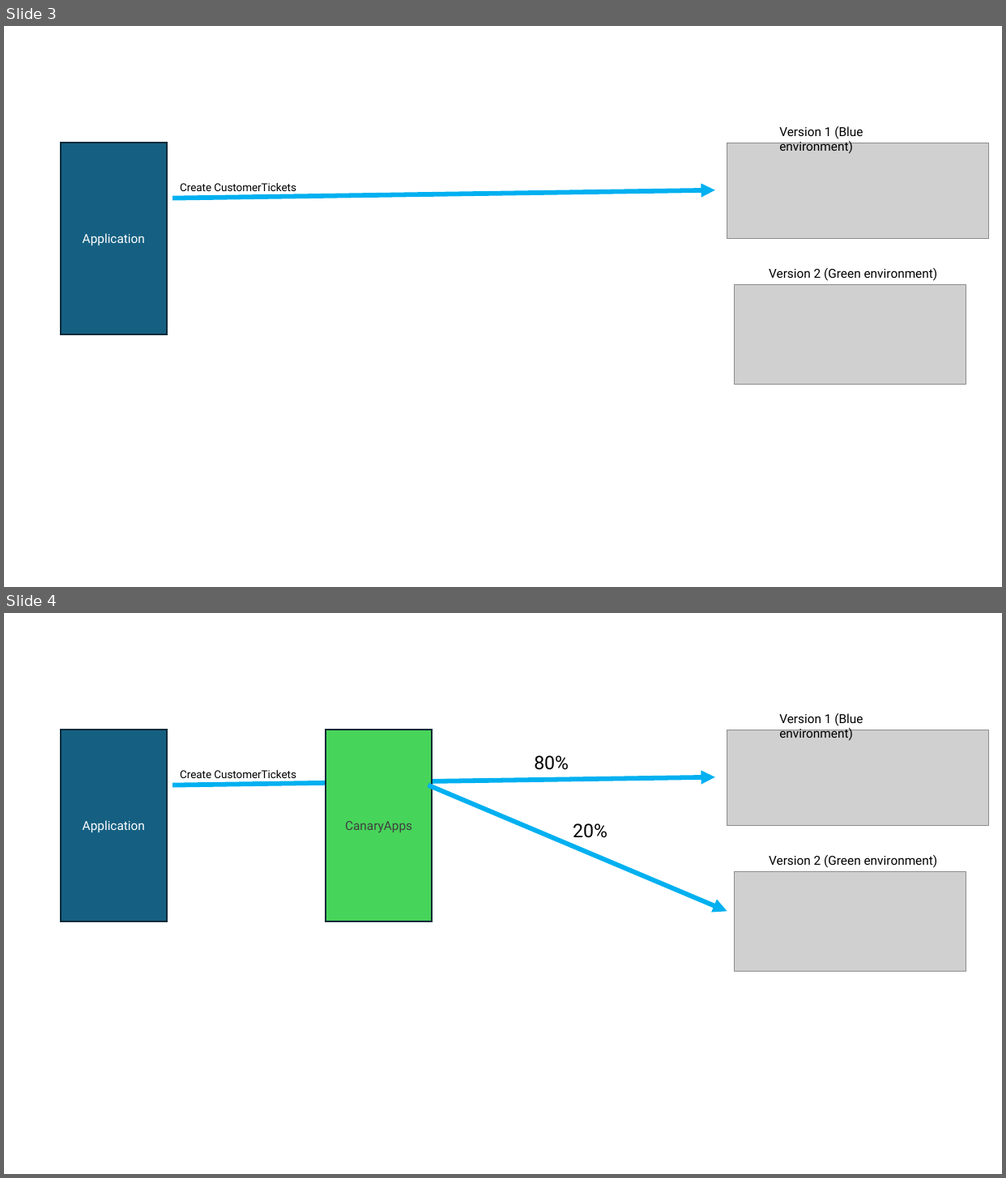
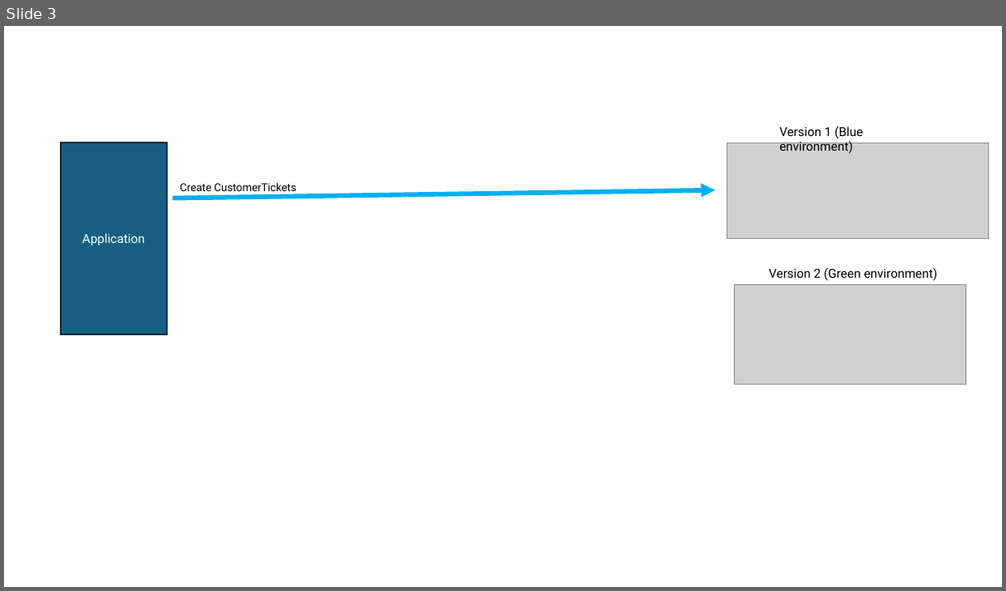
Before and after one commit to camunda-community-hub/camunda-8-canary-deployment, a slide deck: doc/CanaryProcess/Drawings.pptx. Shown one above the other, each under a label of ours: slides 3 and 4 before the commit, slide 3 after it. The pictures are 1006x1178 and 1006x591 pixels, drawn with LibreOffice and Linux fonts; fonts in the diff are those of the drawing; grey boxes stand for pictures. Boxes give left, top, right and bottom in pixels: in the first picture for what was removed or moved away, otherwise in the second. Text is boxed around its words. In the diff, an @@ line names an element or a change of style, - is before the commit and + after.

```diff
--- a/doc/CanaryProcess/Drawings.pptx
+++ b/doc/CanaryProcess/Drawings.pptx
@@ slide 4 removed at [4, 613, 1002, 1174], background #FFFFFF @@
@@ rectangle removed at [61, 730, 167, 922] @@
-Application
@@ rectangle removed at [326, 730, 432, 922] @@
-CanaryApps
@@ picture removed at [727, 730, 988, 825] @@
@@ text removed at [779, 713, 863, 741] @@
-Version 1 (Blue environment)
@@ text removed at [534, 756, 569, 770] @@
-80%
@@ arrow removed from (172, 786) to (715, 777) @@
@@ text removed at [180, 770, 296, 782] @@
-Create CustomerTickets
@@ arrow removed from (428, 786) to (727, 912) @@
@@ text removed at [573, 824, 607, 838] @@
-20%
@@ text removed at [769, 855, 938, 868] @@
-Version 2 (Green environment)
@@ picture removed at [735, 872, 966, 972] @@
```
Also in this commit, not shown: 3 slides added.
